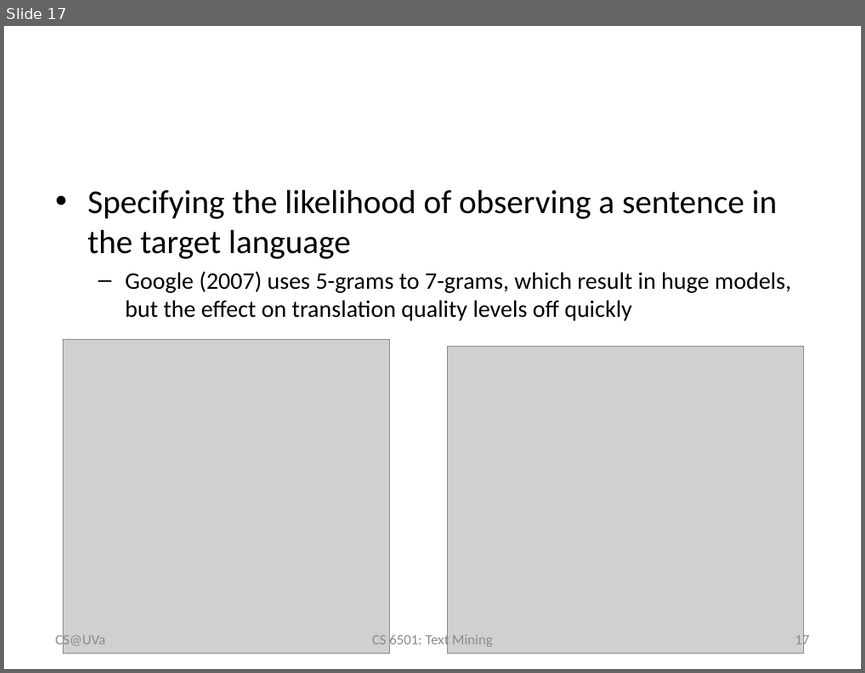
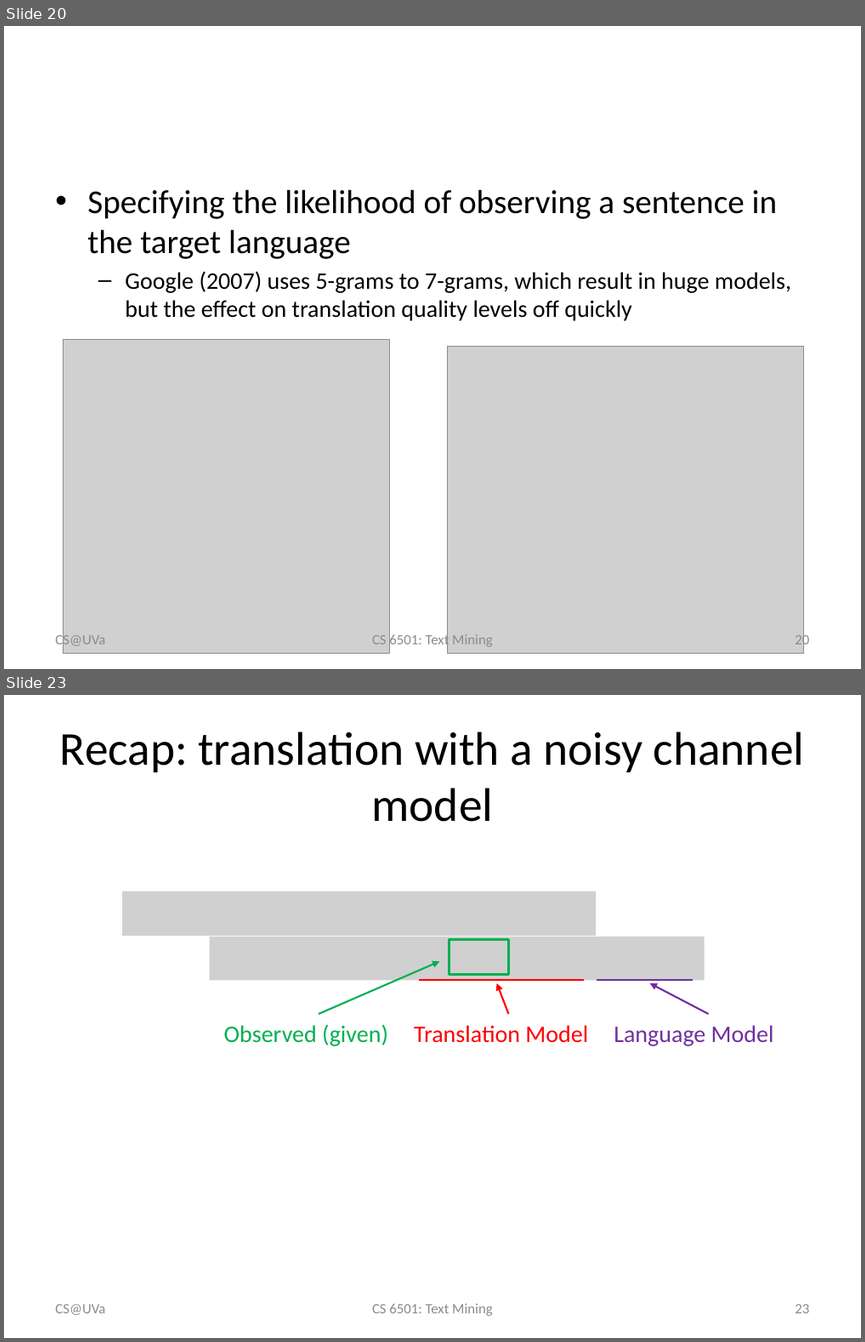
Before and after one commit to wang296/CS6501-Text-Mining, a slide deck: docs/StatisticalMachineTranslation.pptx. Shown one above the other, each under a label of ours: slide 17 before the commit, slides 20 and 23 after it; the slides between them are not shown. The pictures are 865x673 and 865x1342 pixels, drawn with LibreOffice and Linux fonts; fonts in the diff are those of the drawing; grey boxes stand for pictures. Boxes give left, top, right and bottom in pixels: in the first picture for what was removed or moved away, otherwise in the second. Text is boxed around its words. In the diff, an @@ line names an element or a change of style, - is before the commit and + after.

Commit message:
text categorization

```diff
--- a/docs/StatisticalMachineTranslation.pptx
+++ b/docs/StatisticalMachineTranslation.pptx
@@ slide 23 added at [4, 695, 861, 1338], background #FFFFFF @@
@@ title added at [60, 732, 805, 822], 39.6 pt, text #000000 @@
+Recap: translation with a noisy channel model
@@ picture added at [122, 891, 596, 936] @@
@@ picture added at [210, 936, 704, 981] @@
@@ rectangle added at [449, 939, 509, 975], outline #00B050 2 pt @@
@@ arrow added from (318, 1014) to (439, 961), #00B050 1.5 pt @@
@@ line added from (420, 980) to (583, 980), #FF0000 1.5 pt @@
@@ arrow added from (509, 1014) to (497, 983), #FF0000 1.5 pt @@
@@ line added from (597, 981) to (692, 981), #7030A0 1.5 pt @@
@@ arrow added from (709, 1014) to (650, 983), #7030A0 1.5 pt @@
@@ text added at [224, 1024, 388, 1046], 20 pt, text #00B050 @@
+Observed (given)
@@ text added at [414, 1025, 588, 1043], 20 pt, text #FF0000 @@
+Translation Model
@@ text added at [613, 1025, 774, 1046], 20 pt, text #7030A0 @@
+Language Model
@@ text added at [55, 1304, 105, 1315], 12 pt, text #8C8C8C @@
+CS@UVa
@@ text added at [372, 1303, 493, 1315], 12 pt, text #8C8C8C @@
+CS 6501: Text Mining
@@ page number added at [794, 1304, 809, 1313], 12 pt, text #8C8C8C @@
+23
@@ what was slide 17 is now slide 20 @@
@@ page number at [794, 633, 809, 648]: text changed @@
-17
+20
```
Also in this commit, not shown: 1 slide changed, 5 other slides added, 5 other files.
